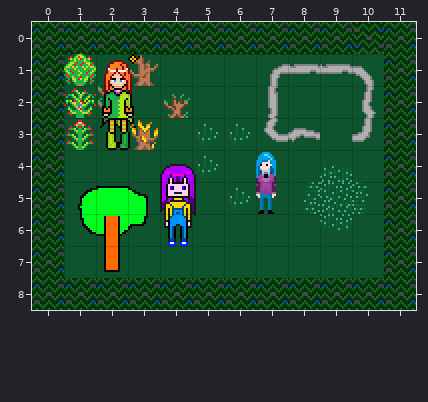
One commit to this Tiled map: Look What You've Done/Assets/Levels/test.tmx. Above, as it was before the edit.
Cells are 16x16 px. Shown: x 0..11, y 0..8.
The result:
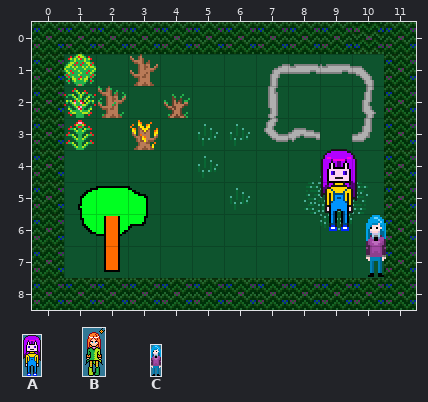
Key: from "test": A 39 "tall-purple-girl", B 41 "telo4ka", C 42 "devaha".
_ is an empty cell.
Objects are placed by their top-left corner, in cells (3,4 is the top-left corner of cell 3,4); size is 1x1 cell unless given.
Changes in this commit:
Layer "Tile Layer 2":
y 3: x 2 B -> _
y 5: x 7 C -> _
y 6: x 4 A -> _
Layer "obj" (added):
added: A "tall-purple-girl" at 9,4 size 1.1x2.6
added: C "devaha" at 10.4,6 size 0.6x1.9
